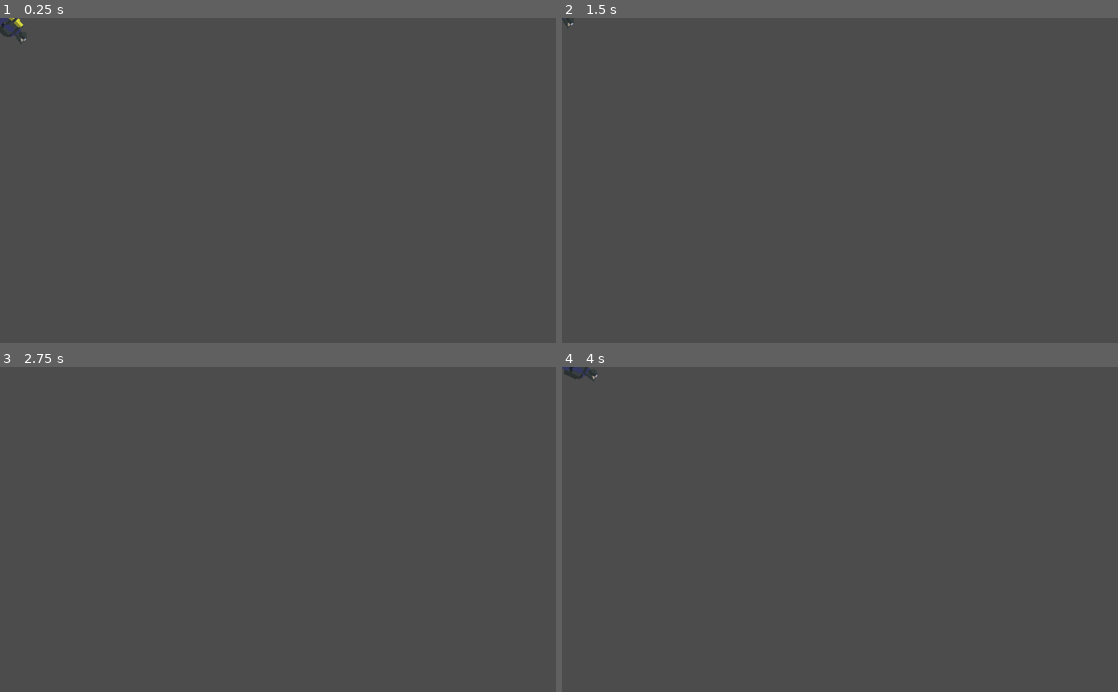
Above: before the commit, frames 1-4 (two rows, left to right).
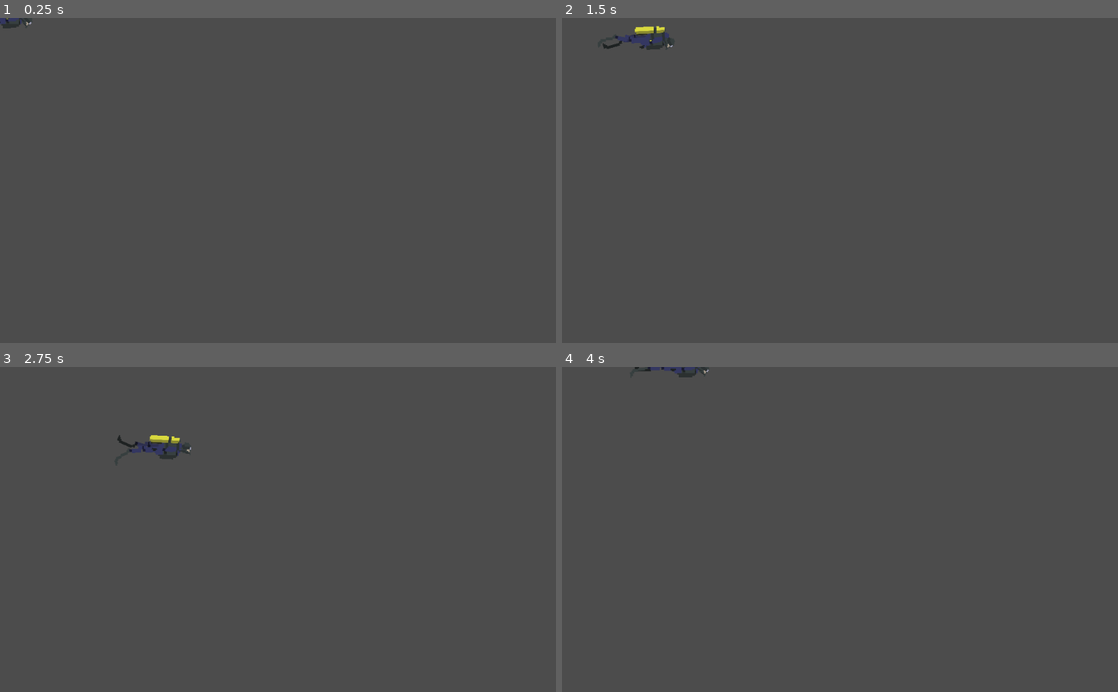
Above: after the commit, the same moments.

Repository: LuisEduardoSandoval/P2.group15
Game: Godot game, scene res://KinematicBody2D.tscn
Two runs of this game, one before a commit and one after it. Both use one fixed random seed, a clock stepped at 60 frames per second and the inputs below.
Inputs (mouse positions are in pixels of both pictures, inside the frame that each line leads up to):
- Up to frame 1 (0.25 s): no input
- Up to frame 2 (1.5 s): move the mouse to (962, 164) at 0.52 s; hold Right (right) 0.53-1.28 s; move the mouse to (728, 196) at 1.27 s; hold S (down) from 1.28 s (still down)
- Up to frame 3 (2.75 s): move the mouse to (333, 458) at 2.02 s; release S (down) at 2.03 s; hold Right (right) from 2.03 s (still down)
- Up to frame 4 (4 s): move the mouse to (812, 594) at 2.77 s; release Right (right) at 2.78 s; hold W (up) 2.78-3.53 s; move the mouse to (1006, 578) at 3.52 s; hold Left (left) from 3.53 s (still down)

The runs differ from the first frame. In frame 1, 0.2% of the frame differs, in the area x 0-6%, y 0-8%; in frame 2, 0.3%; in frame 3, 0.3%, in the area x 21-35%, y 20-29%; in frame 4, 0.2%.

Commit message:
changes to movement testing

Diff:
--- a/KinematicBody2D.gd
+++ b/KinematicBody2D.gd
@@ -4,26 +4,31 @@
 
 var velocity = Vector2()
 
+var Mouse_Position
 
 
 func get_input():
-    look_at(get_global_mouse_position())
     velocity = Vector2()
+    if Input.is_action_pressed('right'):
+        velocity.x += 1
+    if Input.is_action_pressed('left'):
+        velocity.x -= 1
     if Input.is_action_pressed('down'):
-        velocity = Vector2(-speed, 0).rotated(rotation)
+        velocity.y += 1
     if Input.is_action_pressed('up'):
-        velocity = Vector2(speed, 0).rotated(rotation)
-
-
-
-
+        velocity.y -= 1
+    velocity = velocity.normalized() * speed
 
 
 func _physics_process(delta):
     get_input()
     velocity = move_and_slide(velocity)
 
-
+func _process(delta):
+	Mouse_Position = get_local_mouse_position()*0.1
+	#rotation += Mouse_Position.angle()
+	get_node("root/Hip/Torso/Head").rotation += Mouse_Position.angle()
+	pass
 
 
 
@@ -31,6 +36,8 @@
 # Called when the node enters the scene tree for the first time.
 func _ready():
 	get_node("root/AnimationPlayer").play("idle")
+
+
 	pass
 
 # Called every frame. 'delta' is the elapsed time since the previous frame.
--- a/project.godot
+++ b/project.godot
@@ -55,13 +55,13 @@
 }
 left={
 "deadzone": 0.5,
-"events": [ Object(InputEventKey,"resource_local_to_scene":false,"resource_name":"","device":0,"alt":false,"shift":false,"control":false,"meta":false,"command":false,"pressed":false,"scancode":68,"unicode":0,"echo":false,"script":null)
+"events": [ Object(InputEventKey,"resource_local_to_scene":false,"resource_name":"","device":0,"alt":false,"shift":false,"control":false,"meta":false,"command":false,"pressed":false,"scancode":65,"unicode":0,"echo":false,"script":null)
 , Object(InputEventKey,"resource_local_to_scene":false,"resource_name":"","device":0,"alt":false,"shift":false,"control":false,"meta":false,"command":false,"pressed":false,"scancode":16777231,"unicode":0,"echo":false,"script":null)
  ]
 }
 right={
 "deadzone": 0.5,
-"events": [ Object(InputEventKey,"resource_local_to_scene":false,"resource_name":"","device":0,"alt":false,"shift":false,"control":false,"meta":false,"command":false,"pressed":false,"scancode":65,"unicode":0,"echo":false,"script":null)
+"events": [ Object(InputEventKey,"resource_local_to_scene":false,"resource_name":"","device":0,"alt":false,"shift":false,"control":false,"meta":false,"command":false,"pressed":false,"scancode":68,"unicode":0,"echo":false,"script":null)
 , Object(InputEventKey,"resource_local_to_scene":false,"resource_name":"","device":0,"alt":false,"shift":false,"control":false,"meta":false,"command":false,"pressed":false,"scancode":16777233,"unicode":0,"echo":false,"script":null)
  ]
 }
